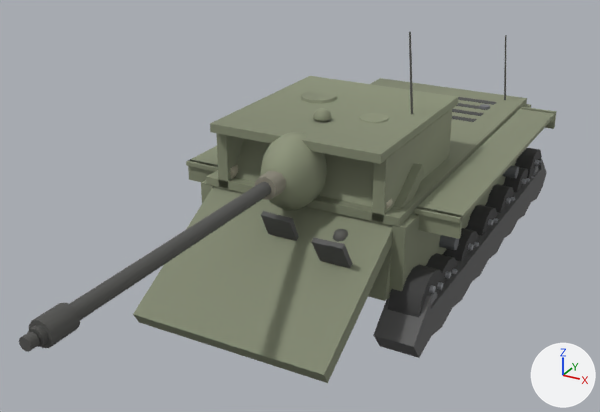
What one commit did to the glTF model client/assets/models/su100.glb.
Both versions are drawn from a 50 mm lens placed at (4.9, -11.82, 6.19), pointed at (-0.22, -2.51, 1.54). Every picture has the same lights, and +X, +Y and +Z are marked at lower right. The older version comes first. Where no turn or scale is listed for an object, it has been applied to the vertices. Vertices at exactly the same position are counted once.

The first picture shows 'barrel', 'glacis', 'hullSide', 'hullTop', 'lowerPlate', 'mantlet', 'tracks', 'turretRoof', 'turretSide', 'wheel10', 'wheel12', 'wheel9' and 5 more.
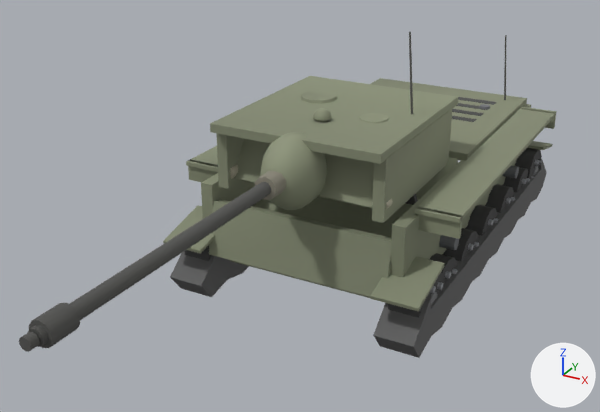
What differs and where, as boxes [x1, y1, x2, y2] in the pictures (600 x 412 px; the box of a moved part takes in the faces that stretch with it):
```json
{"object": "glacis", "change": "reshaped", "before": [133, 163, 424, 383], "after": [230, 157, 458, 298], "on screen": "mostly hidden afterwards"}
{"object": "tracks", "change": "reshaped", "before": [373, 159, 546, 358], "after": [163, 141, 553, 358]}
{"object": "hullTop", "change": "reshaped", "before": [206, 78, 527, 227], "after": [371, 78, 527, 161]}
{"part": 1, "of": "me_mesh_14", "change": "added", "after": [163, 141, 553, 311]}
{"part": 2, "of": "me_mesh_16", "change": "moved or reshaped", "before": [333, 229, 348, 242], "on screen": "not visible afterwards"}
{"part": 3, "of": "me_mesh_16", "change": "moved or reshaped", "before": [261, 211, 299, 241], "on screen": "not visible afterwards"}
{"part": 4, "of": "me_mesh_16", "change": "moved or reshaped", "before": [312, 238, 352, 268], "after": [406, 194, 418, 205], "on screen": "mostly hidden afterwards"}
{"part": 5, "of": "me_mesh_16", "change": "moved or reshaped", "before": [133, 163, 423, 383], "after": [230, 157, 458, 298], "on screen": "mostly hidden afterwards"}
{"object": "lowerPlate", "change": "unchanged, uncovered by the edit", "before": [368, 248, 391, 301], "after": [209, 199, 392, 297]}
{"object": "wheel12", "change": "unchanged, covered by the edit", "before": [388, 265, 443, 318], "after": [388, 273, 443, 318]}
```

The change, as JSON lines over the scene's bpy script:
```json
{"block": "me_mesh_14", "where": "# used by ob_tracks; location = (0.0, 0.0, 0.0)"}
{"op": "remove", "block": "me_mesh_14", "code": "me_mesh_14.from_pydata(...)  # 160 vertices, 296 faces; spans x -1.88..1.88, y -3.4..3.4, z 0.1..1.13"}
{"op": "add", "block": "me_mesh_14", "code": "me_mesh_14.from_pydata(...)  # 192 vertices, 344 faces; spans x -1.93..1.93, y -3.44..3.4, z 0.1..1.22"}
{"block": "me_mesh_14", "change": "me_mesh_14 part 1"}
{"block": "me_mesh_14", "change": "16 vertices are added at x -1.93..1.29, y -3.44..3.4, z 0.94..1.22"}
{"block": "me_mesh_14", "change": "16 new vertices lie (0.64, 0.0, 0.0) away from vertices in x -1.93..1.29, y -3.44..3.4, z 0.94..1.22"}
{"block": "me_mesh_14", "change": "48 new faces join them"}
{"block": "me_mesh_16", "where": "# used by ob_glacis; location = (0.0, 0.0, 0.0)"}
{"block": "me_mesh_16", "where": "# before: 0 (1.36, -2.05, 2.29) at pixel (422, 164), 1 (1.36, -4.84, 0.69) at pixel (323, 375), 2 (1.36, -1.95, 2.12) at pixel (424, 174), 3 (1.36, -4.74, 0.52) at pixel (327, 383), 4 (-1.36, -1.95, 2.12)"}
{"block": "me_mesh_16", "where": "# before: 5 (-1.36, -4.74, 0.52) at pixel (138, 322), 6 (-1.36, -2.05, 2.29), 7 (-1.36, -4.84, 0.69) at pixel (132, 314)"}
{"op": "remove", "block": "me_mesh_16", "code": "me_mesh_16.from_pydata(...)  # 66 vertices, 108 faces; spans x -1.36..1.36, y -4.84..-1.95, z 0.52..2.29"}
{"op": "add", "block": "me_mesh_16", "code": "me_mesh_16.from_pydata(...)  # 66 vertices, 108 faces; spans x -1.36..1.36, y -2.75..0.14, z 0.46..1.97"}
{"block": "me_mesh_16", "change": "me_mesh_16 part 2: the loose piece of 26 vertices spanning x 0.63..0.87, y -3.32..-3.08, z 1.45..1.69 is moved by (0.0, 2.19, 0.0)"}
{"block": "me_mesh_16", "change": "me_mesh_16 part 3: the loose piece of 8 vertices spanning x -0.21..0.25, y -3.63..-3.17, z 1.15..1.89 is moved by (0.0, 2.19, 0.0)"}
{"block": "me_mesh_16", "change": "me_mesh_16 part 4: the loose piece of 8 vertices spanning x 0.64..1.1, y -3.81..-3.34, z 1.05..1.79 is moved by (0.0, 2.19, 0.0)"}
{"block": "me_mesh_16", "change": "me_mesh_16 part 5"}
{"op": "add", "block": "me_mesh_16", "code": "for i in [0, 2, 4, 6]: me_mesh_16.vertices[i].co += Vector((0.0, 1.49, -0.4))"}
{"op": "add", "block": "me_mesh_16", "code": "for i in [1, 3, 5, 7]: me_mesh_16.vertices[i].co += Vector((0.0, 2.09, -0.06))"}
{"block": "me_mesh_16", "change": "other edits to the shape of me_mesh_16 do not show in these pictures"}
{"block": "me_mesh_19", "where": "# used by ob_hulltop; location = (0.0, 0.0, 0.0)"}
{"block": "me_mesh_19", "where": "# before: 0 (1.45, -3.0, 1.91) at pixel (399, 218), 1 (1.45, -3.0, 1.79) at pixel (398, 227), 6 (-1.45, -3.0, 1.91) at pixel (205, 176), 7 (-1.45, -3.0, 1.79) at pixel (206, 184)"}
{"op": "remove", "block": "me_mesh_19", "code": "me_mesh_19.from_pydata(...)  # 76 vertices, 124 faces; spans x -1.45..1.45, y -3.0..3.0, z 1.79..1.96"}
{"op": "add", "block": "me_mesh_19", "code": "me_mesh_19.from_pydata(...)  # 76 vertices, 124 faces; spans x -1.45..1.45, y -0.36..3.0, z 1.79..1.96"}
{"block": "me_mesh_19", "change": "me_mesh_19 part 6"}
{"op": "add", "block": "me_mesh_19", "code": "for i in [0, 1, 6, 7]: me_mesh_19.vertices[i].co += Vector((0.0, 2.64, 0.0))"}
```
